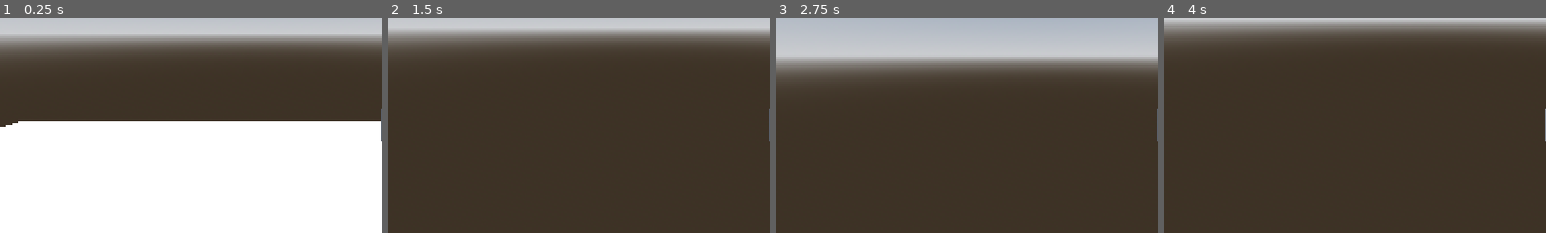
Above: before the commit, frames 1-4 (left to right).
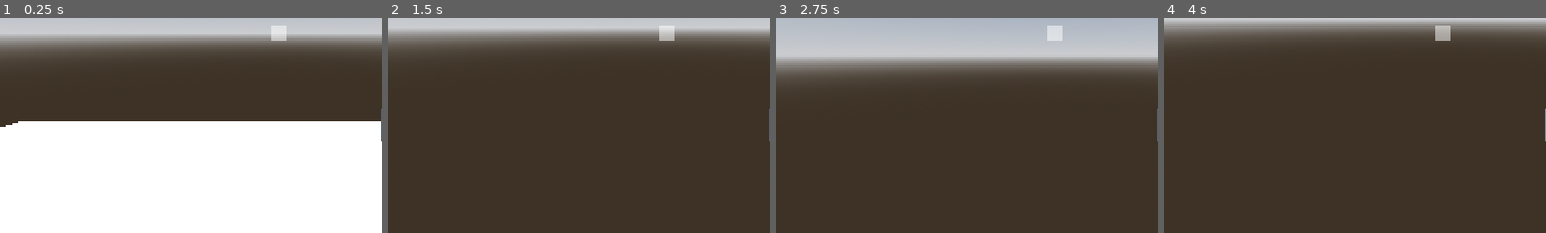
Above: after the commit, the same moments.

Repository: PixelSaver/Solstice
Game: Godot game, scene res://scriptsnscenes/main/main.tscn
Same seed, same stepped clock (60 frames per second), same inputs: the game is played once before the commit and once after it.
Inputs (mouse positions are % of the whole screen's width and height, from its top left):
- Up to frame 1 (0.25 s): no input
- Up to frame 2 (1.5 s): tap Enter at 0.5 s; move the mouse to (55, 50) at 0.52 s; hold W (move_forward) from 0.53 s (still down); tap Space (jump) at 0.77, 1.25 s; move the mouse to (45, 50) at 1.27 s
- Up to frame 3 (2.75 s): keep holding W (move_forward); tap Space (jump) at 1.52 s; tap Enter at 2 s; move the mouse to (52, 48) at 2.02 s
- Up to frame 4 (4 s): keep holding W (move_forward); tap Space (jump) at 2.75, 3.02, 3.77 s; move the mouse to (49, 52) at 2.77 s; tap Enter at 3.5 s; move the mouse to (57, 51) at 3.52 s
The pictures show only the part of the screen within x 14-64%, y 46-96%; the shares and areas given below are measured in that part.

The runs differ from the first frame. In frame 1, 0.3% of the frame differs, in the area x 71-75%, y 3-11%; in frame 2, 0.3%; in frame 3, 0.3%; in frame 4, 0.3%.

Commit message:
Added crosshair

Diff:
--- a/scriptsnscenes/main/main.tscn
+++ b/scriptsnscenes/main/main.tscn
@@ -40,3 +40,29 @@
 mesh = SubResource("QuadMesh_fxlo8")
 
 [node name="Player" parent="." instance=ExtResource("2_ofk34")]
+
+[node name="CanvasLayer" type="CanvasLayer" parent="."]
+
+[node name="Control" type="Control" parent="CanvasLayer"]
+layout_mode = 3
+anchors_preset = 15
+anchor_right = 1.0
+anchor_bottom = 1.0
+grow_horizontal = 2
+grow_vertical = 2
+mouse_filter = 2
+
+[node name="CenterContainer" type="CenterContainer" parent="CanvasLayer/Control"]
+layout_mode = 1
+anchors_preset = 15
+anchor_right = 1.0
+anchor_bottom = 1.0
+grow_horizontal = 2
+grow_vertical = 2
+mouse_filter = 2
+
+[node name="ColorRect" type="ColorRect" parent="CanvasLayer/Control/CenterContainer"]
+custom_minimum_size = Vector2(30, 30)
+layout_mode = 2
+mouse_filter = 2
+color = Color(1, 1, 1, 0.50980395)
